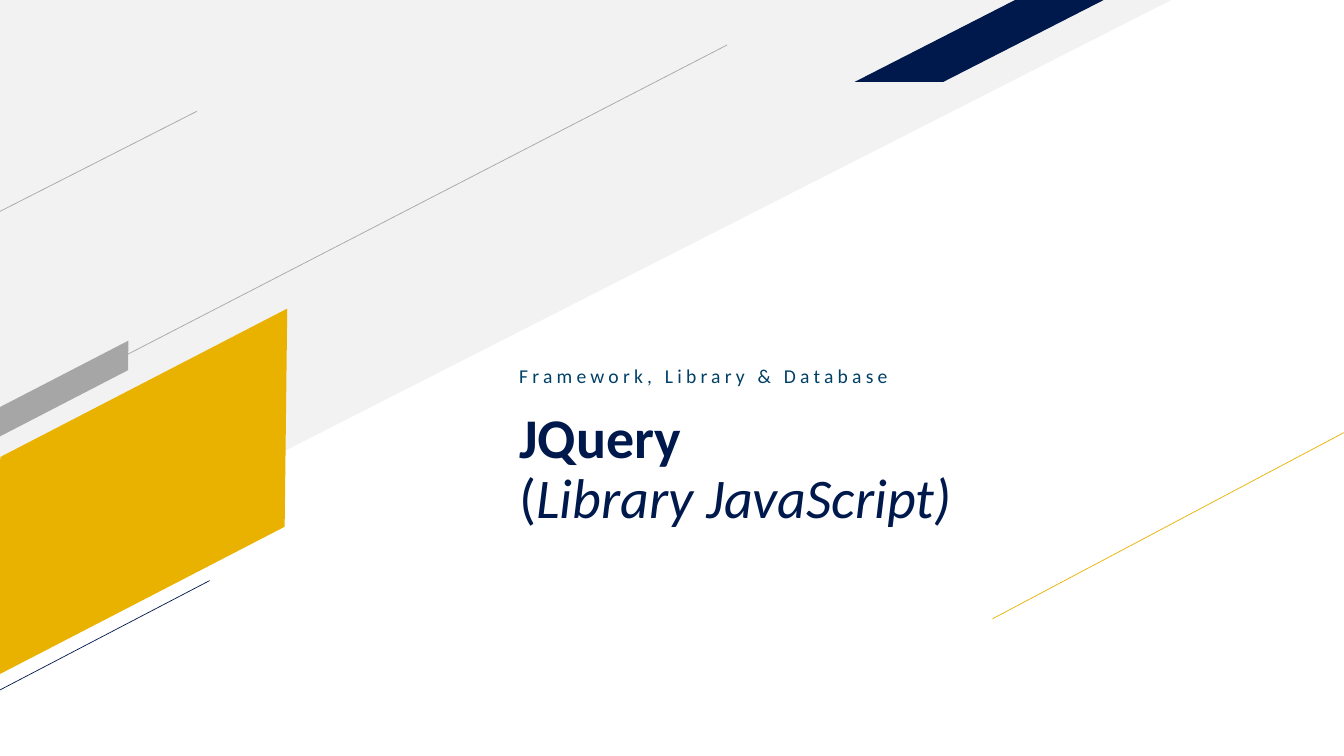
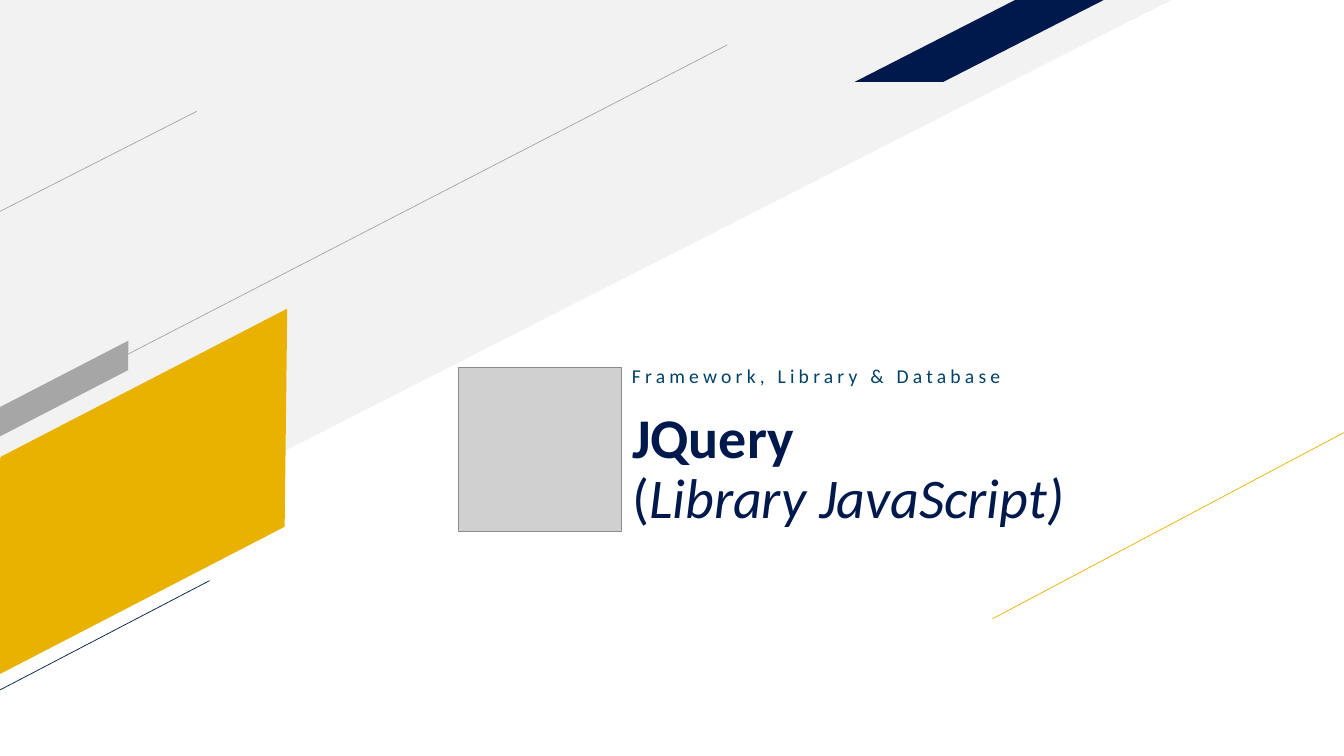
Before and after one commit to adityadees/Unsri-Mengajar-Laravel, a slide deck: slide 48 of Slide 1 - Introduction.pptx. Drawn at 1344x756 pixels with LibreOffice and Linux fonts; fonts in the diff are those of the drawing; grey boxes stand for pictures. Boxes give left, top, right and bottom in pixels: in the first picture for what was removed or moved away, otherwise in the second. Text is boxed around its words. In the diff, an @@ line names an element or a change of style, - is before the commit and + after.

```diff
--- a/Slide 1 - Introduction.pptx
+++ b/Slide 1 - Introduction.pptx
@@ picture added at [459, 368, 622, 531] @@
@@ text "Framework, Library & Database": place and size @@
-text "Framework, Library & Database" at [519, 369, 888, 386]
+text "Framework, Library & Database" at [632, 369, 1001, 386]
@@ title "JQuery (Library JavaScript)": place and size @@
-title "JQuery (Library JavaScript)" at [519, 421, 951, 527]
+title "JQuery (Library JavaScript)" at [632, 421, 1064, 527]
```
Also in this commit, not shown: 28 other slides changed, 2 slides added, 1 slide removed.
